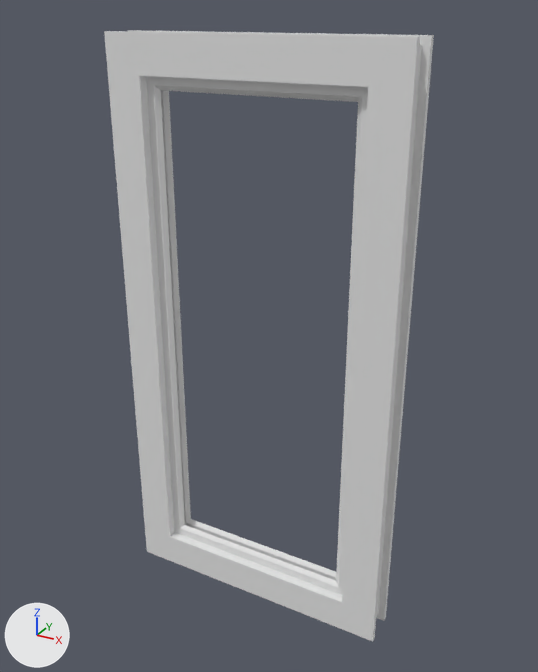
An edit to the Blender file glass door.blend, drawn before and after from the same camera.
Rendered twice from a 50 mm lens placed at (4.56, -7.98, 4.26), pointed at (0.09, 0.14, 0.19). The lights are fixed; the arrows at lower left show +X, +Y and +Z.

In view in the first picture: 'door', 'rubber'.
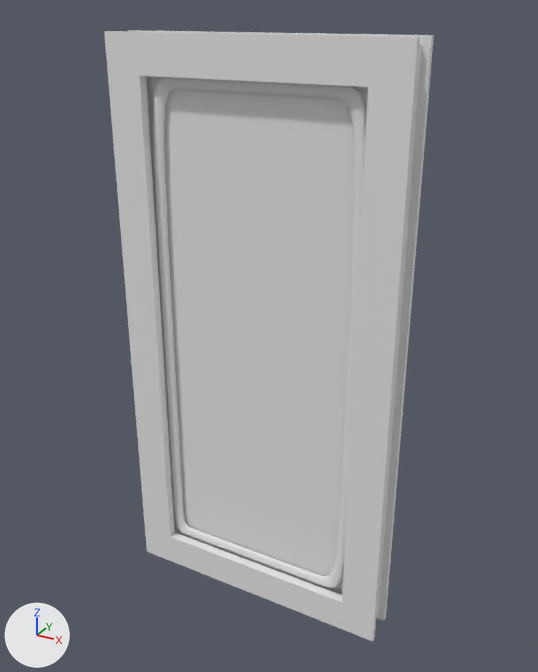
Boxes (x1, y1, x2, y2) around the edits, measured in the pictures (538 x 672 px):
'glass', added: after (151, 76, 368, 590)
'rubber', reshaped, modifiers changed: before (146, 76, 368, 595); after (153, 77, 366, 588)

The change, as a diff of the scene's bpy script:
```diff
--- a/glass door.blend.py
+++ b/glass door.blend.py
@@ me_cube_001 @@
 # used by ob_rubber; location = (0.0, 0.0, 0.0)
-me_cube_001.from_pydata(...)  # 20 vertices, 20 faces; spans x -1.5..1.5, y -0.13..-0.04, z -3.5..3.5
+me_cube_001.from_pydata(...)  # 60 vertices, 60 faces; spans x -1.5..1.5, y -0.13..-0.04, z -3.5..3.5
+# me_cube_001 part 1
+# 20 faces are deleted
+# 35 vertices are added at x -1.5..1.5, y -0.13..-0.04, z -3.5..3.5
+# 5 new vertices lie (0.0, 0.09, 0.0) away from vertices in x -1.28..1.26, y -0.13, z -3.5..3.5
+# 60 new faces join them
@@ me_cube_003 @@
+me_cube_003.from_pydata(...)  # a box spanning x -1.5..1.5, y -0.04..0.0, z -3.5..3.5
@@ ob_rubber @@
 _m = ob_rubber.modifiers.new('Mirror', 'MIRROR')
 _m.use_axis = (False, True, False)
+_m = ob_rubber.modifiers.new('Subdivision', 'SUBSURF')
+_m.levels = 3
@@ ob_glass @@
+ob_glass = bpy.data.objects.new('glass', me_cube_003)
+ob_glass.location = (0.0, 0.0, 0.0)
+_m = ob_glass.modifiers.new('Mirror', 'MIRROR')
+_m.use_axis = (False, True, False)
```
